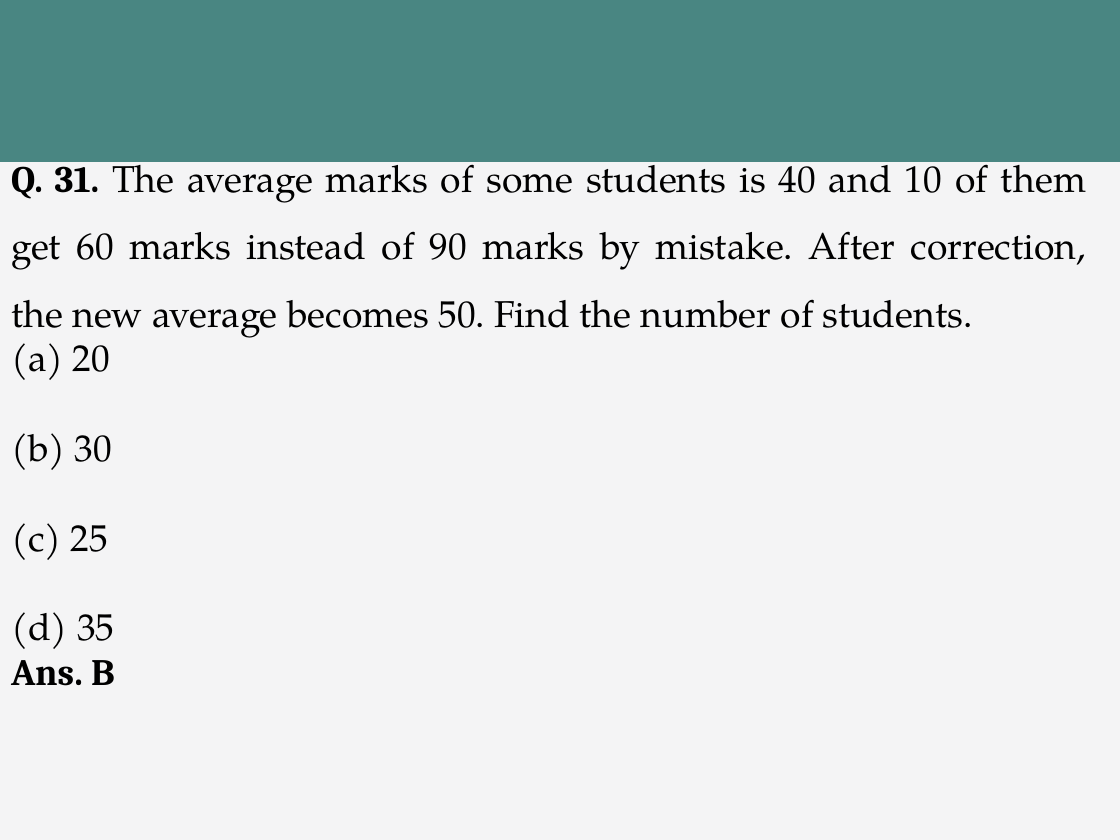
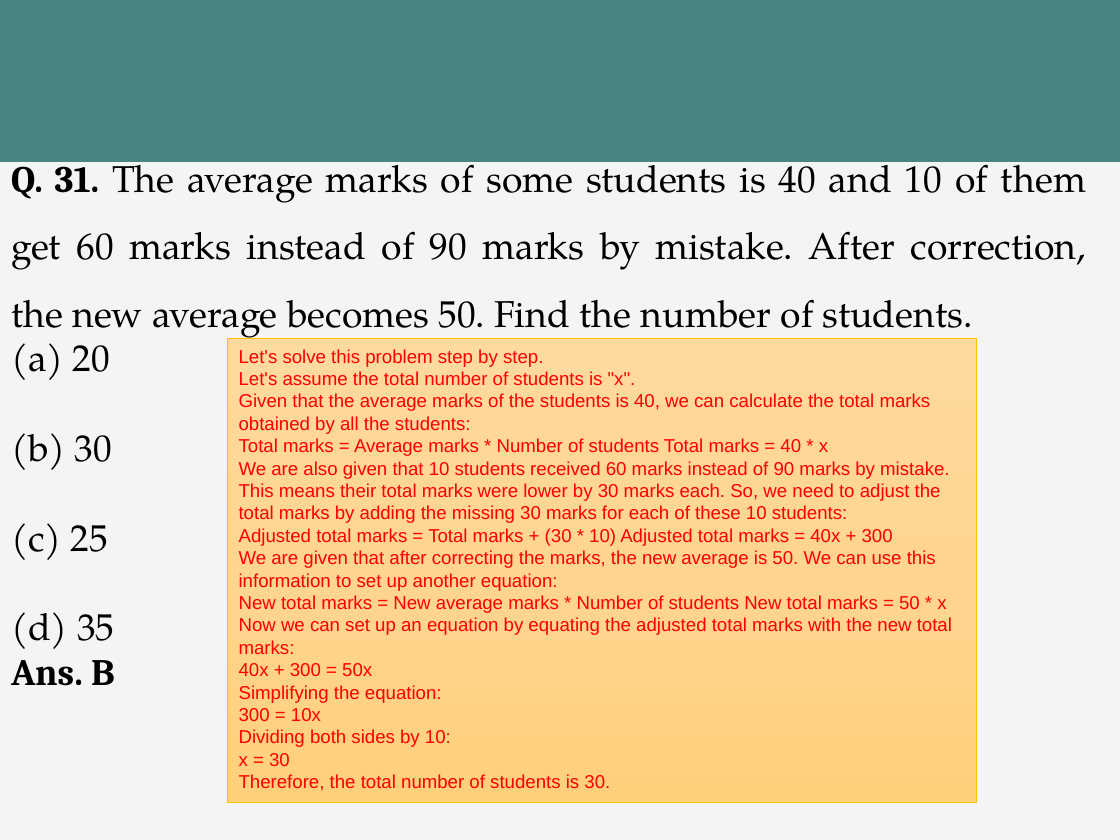
Before and after one commit to mtarique/mca-lpu, a slide deck: slide 45 of sem-1/EPEA515/live-class-ppt/UNIT-02-Average.pptx. Drawn at 1120x840 pixels with LibreOffice and Linux fonts; fonts in the diff are those of the drawing. Boxes give left, top, right and bottom in pixels: in the first picture for what was removed or moved away, otherwise in the second. Text is boxed around its words. In the diff, an @@ line names an element or a change of style, - is before the commit and + after.

```diff
--- a/sem-1/EPEA515/live-class-ppt/UNIT-02-Average.pptx
+++ b/sem-1/EPEA515/live-class-ppt/UNIT-02-Average.pptx
@@ rectangle added at <box>227,339,976,803</box>, fill gradient #FFDB9E to #FFD590 to #FFD07C, outline #FFC000 0.5 pt, 12 pt, text #FF0000 @@
+Let's solve this problem step by step.
+Let's assume the total number of students is "x".
+Given that the average marks of the students is 40, we can calculate the total marks obtained by all the students:
+Total marks = Average marks * Number of students Total marks = 40 * x
+We are also given that 10 students received 60 marks instead of 90 marks by mistake. This means their total marks were lower by 30 marks each. So, we need to adjust the total marks by adding the missing 30 marks for each of these 10 students:
+Adjusted total marks = Total marks + (30 * 10) Adjusted total marks = 40x + 300
+We are given that after correcting the marks, the new average is 50. We can use this information to set up another equation:
+New total marks = New average marks * Number of students New total marks = 50 * x
+Now we can set up an equation by equating the adjusted total marks with the new total marks:
+40x + 300 = 50x
+Simplifying the equation:
+300 = 10x
+Dividing both sides by 10:
+x = 30
+Therefore, the total number of students is 30.
```
Also in this commit, not shown: 14 other slides changed, 4 other files.
